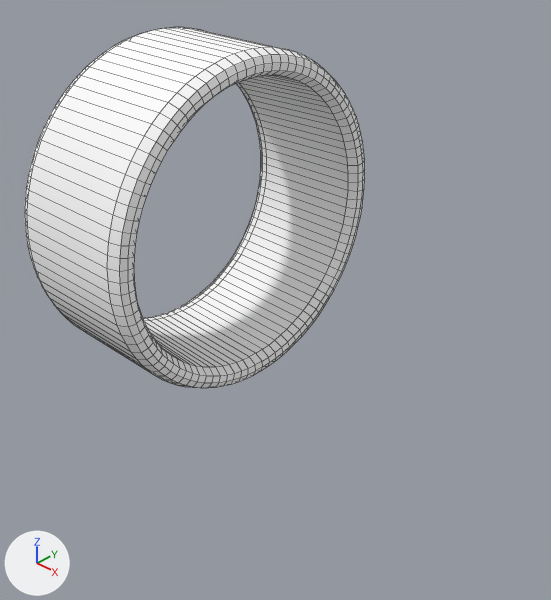
What one commit did to the Blender file Assets/Visuals/Models/RotatingTraining.blend.
The view is the same before and after, from a camera (50 mm lens) standing at (7.15, -5.68, 3.89) and looking at (1.0, 0.76, -1.27). Lighting does not change. The marker at lower left points along +X, +Y and +Z. Mesh edges are drawn as thin lines.
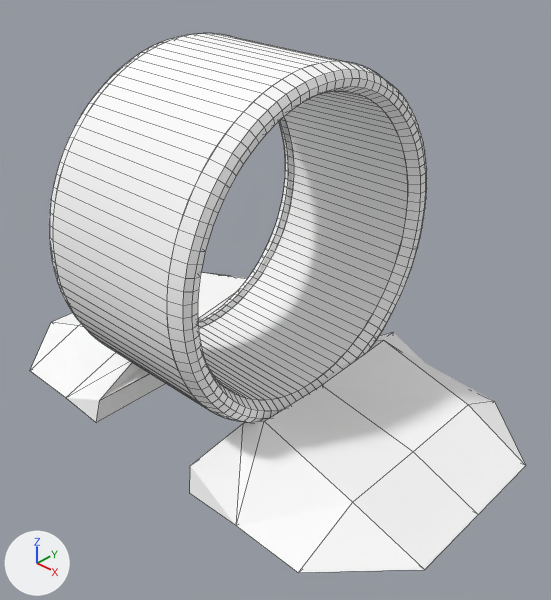
Boxes [x1, y1, x2, y2] around the edits, measured in the pictures (551 x 600 px):
```json
{"object": "Torus.001", "change": "reshaped, moved, rescaled", "before": [25, 27, 365, 388], "after": [53, 33, 408, 421], "on screen": "7% taller"}
{"object": "Cube", "change": "shown", "after": [30, 273, 526, 573]}
{"object": "Torus.000", "change": "added", "after": [167, 61, 427, 423]}
{"object": "Torus.002", "change": "added", "after": [49, 33, 294, 328]}
{"part": 1, "of": "me_torus_001", "change": "deleted", "before": [25, 30, 263, 316]}
{"part": 2, "of": "me_torus_001", "change": "deleted", "before": [107, 48, 365, 388]}
{"part": 3, "of": "me_cube", "change": "cut back", "after": [30, 273, 493, 572]}
```

Scene script edits in JSON lines:
```json
{"op": "add", "block": "mat_material_003", "code": ["mat_material_003 = diffuse_material('Material.003')", "mat_material_003.base_color = (1.0, 1.0, 1.0)  # white #ffffff"]}
{"op": "add", "block": "mat_material_002", "code": ["mat_material_002 = diffuse_material('Material.002')", "mat_material_002.base_color = (1.0, 1.0, 1.0)  # white #ffffff"]}
{"block": "me_torus_001", "where": "# used by ob_torus_001; location = (-1.17, 0.84, -0.4); rotation_euler = (0.0, 1.571, 0.0), in degrees (0, 90, 0)"}
{"op": "remove", "block": "me_torus_001", "code": "me_torus_001.from_pydata(...)  # 1209 vertices, 1209 faces; spans x -2.34..2.34, y -2.34..2.34, z -0.2..1.84"}
{"op": "add", "block": "me_torus_001", "code": "me_torus_001.from_pydata(...)  # 465 vertices, 279 faces; spans x -2.34..2.34, y -2.34..2.34, z -0.05..1.7"}
{"block": "me_torus_001", "change": "me_torus_001 part 1: 465 vertices removed from x -2.32..2.32, y -2.32..2.32, z -0.2..-0.09"}
{"block": "me_torus_001", "change": "me_torus_001 part 2: 279 vertices removed from x -2.25..2.25, y -2.25..2.25, z 1.8..1.84"}
{"block": "me_cube", "where": "# used by ob_cube; location = (0.0, 0.0, 0.0)"}
{"op": "remove", "block": "me_cube", "code": "me_cube.from_pydata(...)  # 220 vertices, 185 faces, 1 loose edge; spans x -3.81..0.0, y -3.01..4.0, z -3.02..3.01"}
{"op": "add", "block": "me_cube", "code": "me_cube.from_pydata(...)  # 29 vertices, 26 faces, 1 loose edge; spans x -3.81..-0.92, y -1.3..3.02, z -3.02..-2.23"}
{"block": "me_cube", "change": "me_cube part 3"}
{"block": "me_cube", "change": "195 vertices are removed from x -1.81..0.0, y -3.01..4.0, z -3.02..3.01"}
{"block": "me_cube", "change": "172 faces are deleted"}
{"block": "me_cube", "change": "2 vertices move from x -1.81..-1.38, y 0.9, z -2.72..-2.63 to x -1.38..-1.27, y 0.9, z -2.57..-2.38"}
{"block": "me_cube", "change": "4 vertices are added at (-1.37, -0.33, -2.23), (-1.34, 2.2, -2.23), (-1.09, -0.43, -2.36), (-0.92, 2.12, -2.41)"}
{"block": "me_cube", "change": "13 new faces join them"}
{"op": "add", "block": "me_torus_003", "code": ["me_torus_003 = bpy.data.meshes.new('Torus.003')", "me_torus_003.from_pydata(...)  # 744 vertices, 651 faces; spans x -2.34..2.34, y -2.34..2.34, z -0.2..0.05", "me_torus_003.materials.append(mat_material_003)  # its picture is missing"]}
{"op": "add", "block": "me_torus_002", "code": ["me_torus_002 = bpy.data.meshes.new('Torus.002')", "me_torus_002.from_pydata(...)  # 465 vertices, 372 faces; spans x -2.32..2.32, y -2.32..2.32, z 1.66..1.84", "me_torus_002.materials.append(mat_material_002)  # its picture is missing"]}
{"op": "set", "path": "ob_torus_001.location", "old": "(-1.17, 0.84, -0.4)", "new": "(-0.59, 0.84, -0.4)"}
{"op": "set", "path": "ob_torus_001.scale", "old": "(1.0, 1.0, 1.0)", "new": "(1.0, 1.0, 1.28)"}
{"op": "set", "path": "ob_cube.location", "old": "(0.0, 0.0, 0.0)", "new": "(0.47, 0.0, 0.0)"}
{"op": "remove", "block": "ob_cube", "code": "ob_cube.hide_viewport = True"}
{"op": "add", "block": "ob_torus_002", "code": ["ob_torus_002 = bpy.data.objects.new('Torus.002', me_torus_003)", "ob_torus_002.location = (-0.59, 0.84, -0.4)", "ob_torus_002.rotation_euler = (0.0, 1.571, 0.0)  # degrees (0, 90, 0)", "ob_torus_002.scale = (1.0, 1.0, 1.28)"]}
{"op": "add", "block": "ob_torus_000", "code": ["ob_torus_000 = bpy.data.objects.new('Torus.000', me_torus_002)", "ob_torus_000.location = (-0.59, 0.84, -0.4)", "ob_torus_000.rotation_euler = (0.0, 1.571, 0.0)  # degrees (0, 90, 0)", "ob_torus_000.scale = (1.0, 1.0, 1.28)"]}
```
